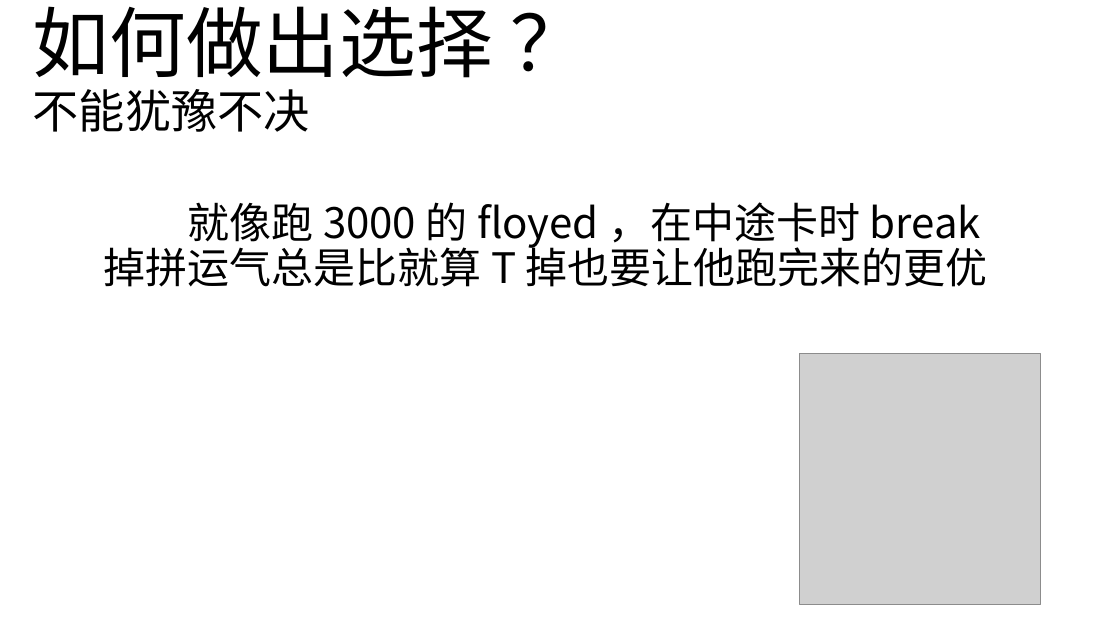
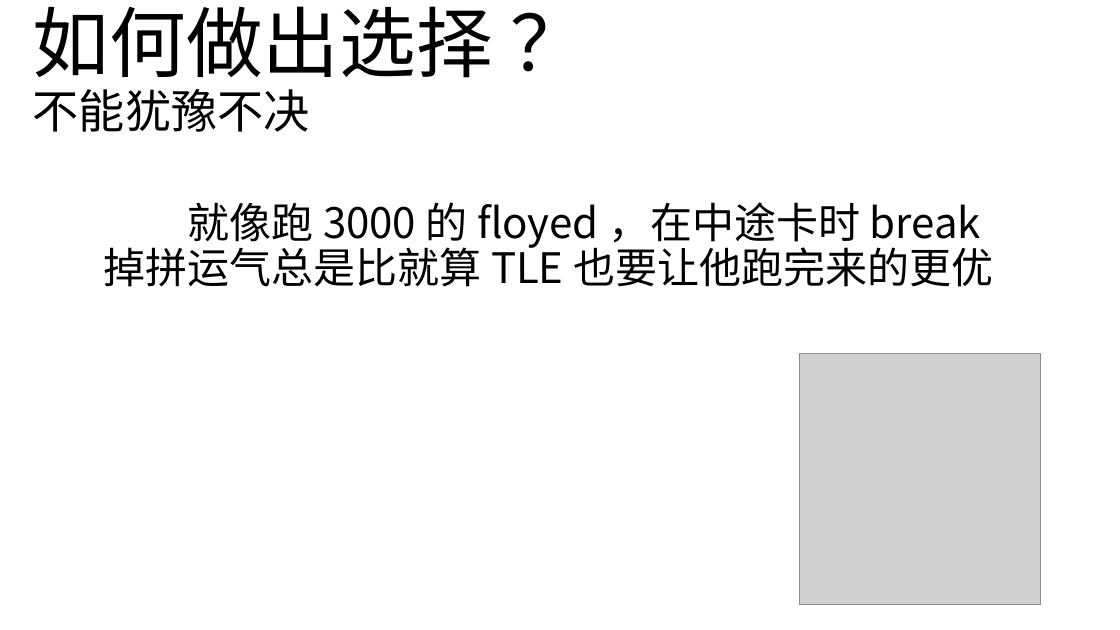
Before and after one commit to BambooDay/OI, a slide deck: slide 6 of 激情演讲.pptx. Drawn at 1120x630 pixels with LibreOffice and Linux fonts; fonts in the diff are those of the drawing; grey boxes stand for pictures. Boxes give left, top, right and bottom in pixels: in the first picture for what was removed or moved away, otherwise in the second. Text is boxed around its words. In the diff, an @@ line names an element or a change of style, - is before the commit and + after.

```diff
--- a/激情演讲.pptx
+++ b/激情演讲.pptx
@@ text at (104,202,993,287): text changed @@
-就像跑 3000 的 floyed ，在中途卡时 break 掉拼运气总是比就算 T 掉也要让他跑完来的更优
+就像跑 3000 的 floyed ，在中途卡时 break 掉拼运气总是比就算 TLE 也要让他跑完来的更优
```
Also in this commit, not shown: 3 other slides changed, 1 slide added, 1 slide removed, 2 other files.
